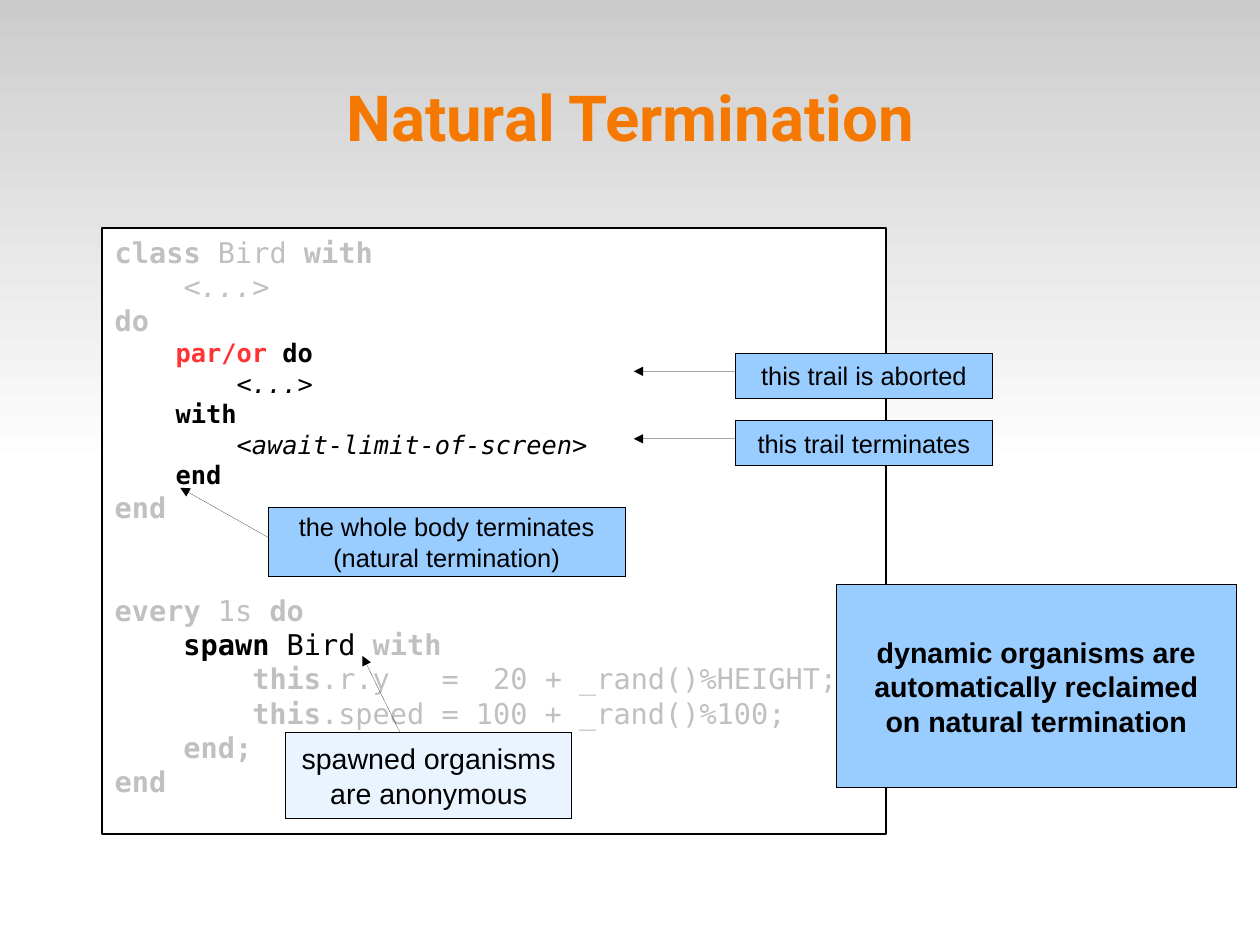
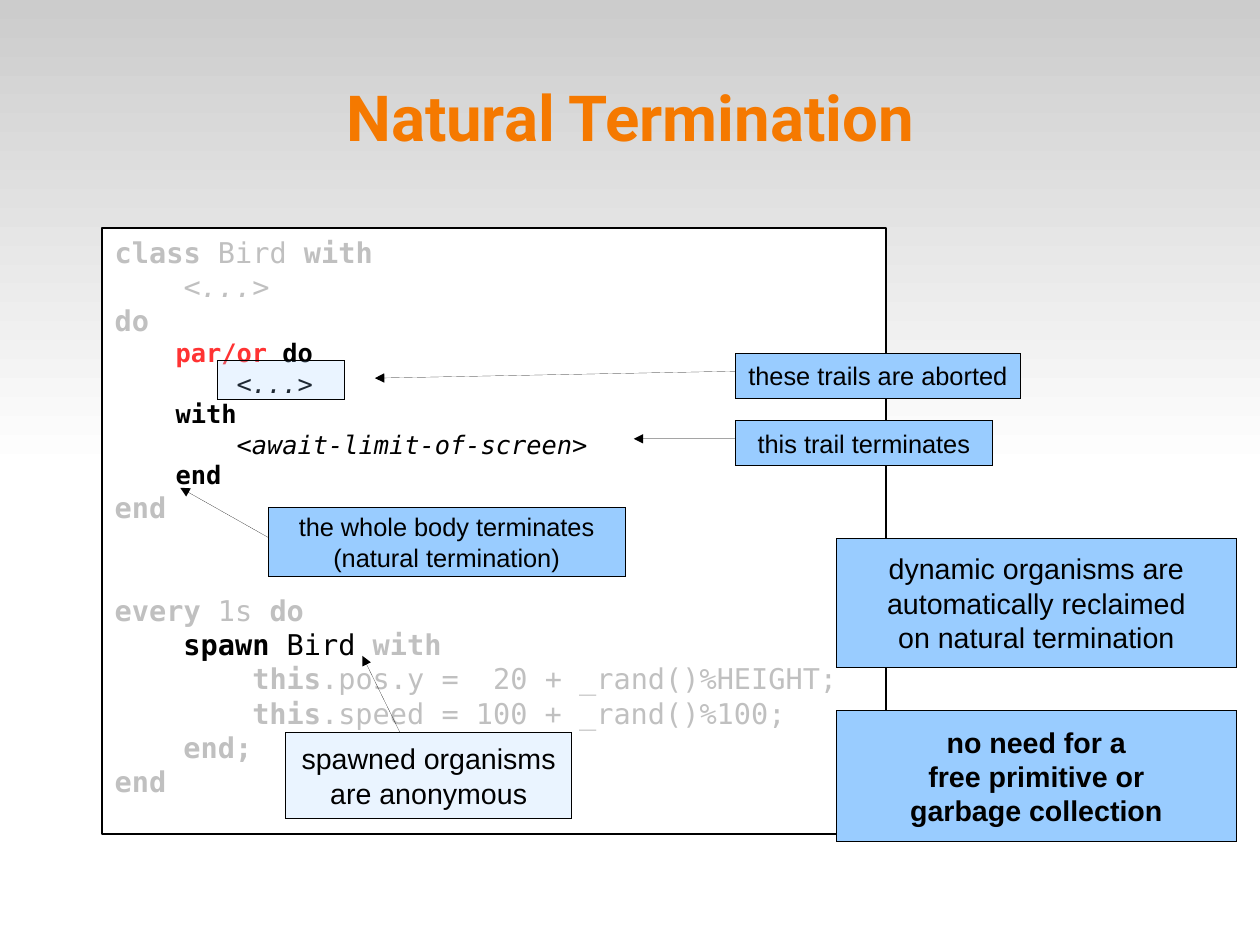
Before and after one commit to fsantanna-no/ceu-docs, a slide deck: slide 14 of ceu_mod.odp. Drawn at 1260x945 pixels with LibreOffice and Linux fonts; fonts in the diff are those of the drawing. Boxes give left, top, right and bottom in pixels: in the first picture for what was removed or moved away, otherwise in the second. Text is boxed around its words. In the diff, an @@ line names an element or a change of style, - is before the commit and + after.

```diff
--- a/ceu_mod.odp
+++ b/ceu_mod.odp
@@ rectangle "these trails are aborted": place and size @@
-rectangle "these trails are aborted" at [735, 353, 992, 398]
+rectangle "these trails are aborted" at [735, 353, 1020, 398]
@@ rectangle added at [218, 361, 345, 400], fill #99CCFF at 20% opacity, outline #000000 0 pt @@
@@ arrow moved from (735, 372) - (633, 372) to (735, 372) - (375, 378) @@
@@ text in rectangle at [748, 366, 1007, 386]: text changed @@
-this trail is aborted
+these trails are aborted
@@ rectangle "dynamic organisms are": place and size @@
-rectangle "dynamic organisms are" at [837, 584, 1237, 788]
+rectangle "dynamic organisms are" at [837, 539, 1237, 668]
@@ rectangle "dynamic organisms are" at [837, 539, 1237, 668]: bold off @@
@@ text in rectangle at [252, 666, 837, 695]: text changed @@
-this.r.y = 20 + _rand()%HEIGHT;
+this.pos.y = 20 + _rand()%HEIGHT;
@@ rectangle added at [837, 711, 1237, 842], fill #99CCFF, outline #000000 0 pt, 18 pt, text #000000, bold @@
+no need for a
+free primitive or
+garbage collection
```
Also in this commit, not shown: 14 other slides changed, 12 other files.
